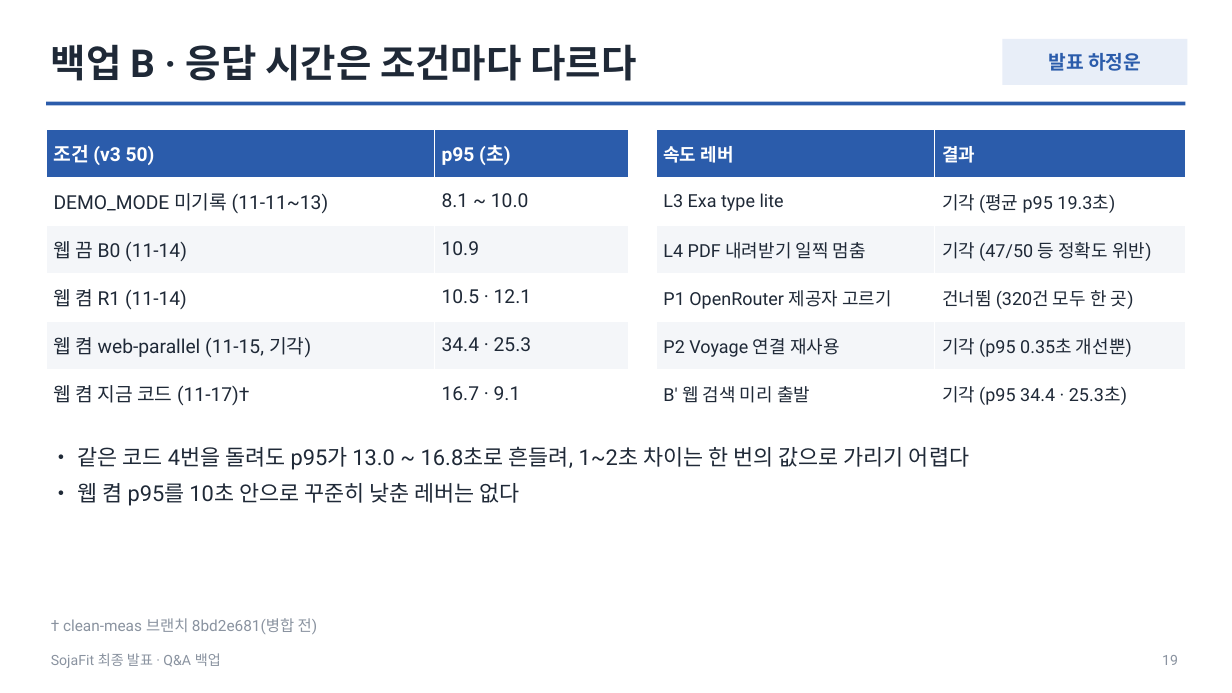
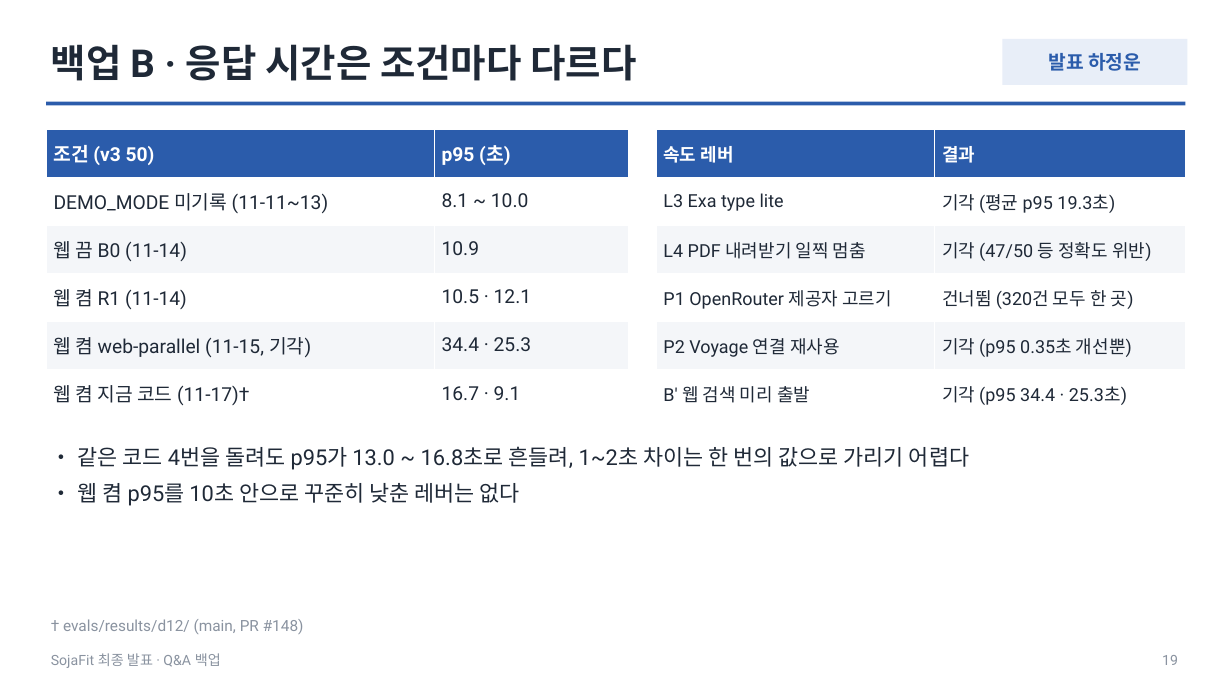
Before and after one commit to HJU5022/SojaFit, a slide deck: slide 19 of docs/deliverables/presentation/sojafit-final-2026-11-18.pptx. Drawn at 1232x693 pixels with LibreOffice and Linux fonts; fonts in the diff are those of the drawing. Boxes give left, top, right and bottom in pixels: in the first picture for what was removed or moved away, otherwise in the second. Text is boxed around its words. In the diff, an @@ line names an element or a change of style, - is before the commit and + after.

```diff
--- a/docs/deliverables/presentation/sojafit-final-2026-11-18.pptx
+++ b/docs/deliverables/presentation/sojafit-final-2026-11-18.pptx
@@ text at <box>63,619,304,634</box>: text changed @@
-† clean-meas 브랜치 8bd2e681(병합 전)
+† evals/results/d12/ (main, PR #148)
```
Also in this commit, not shown: 6 other slides changed, 10 other files.
